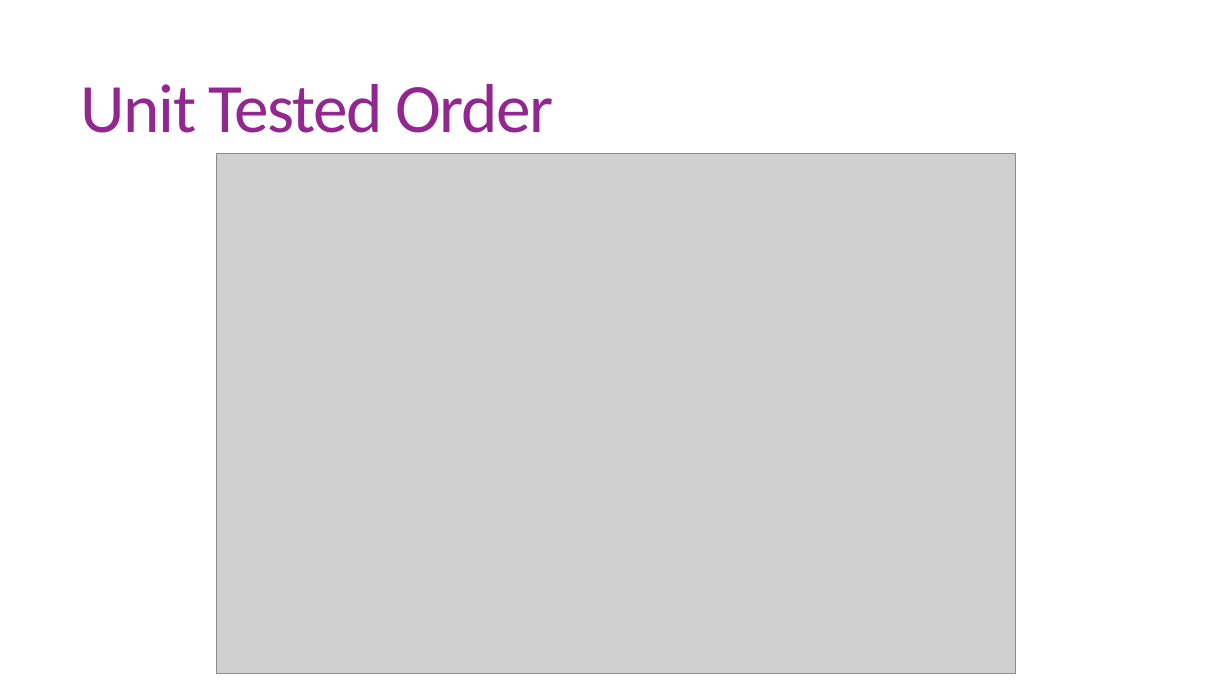
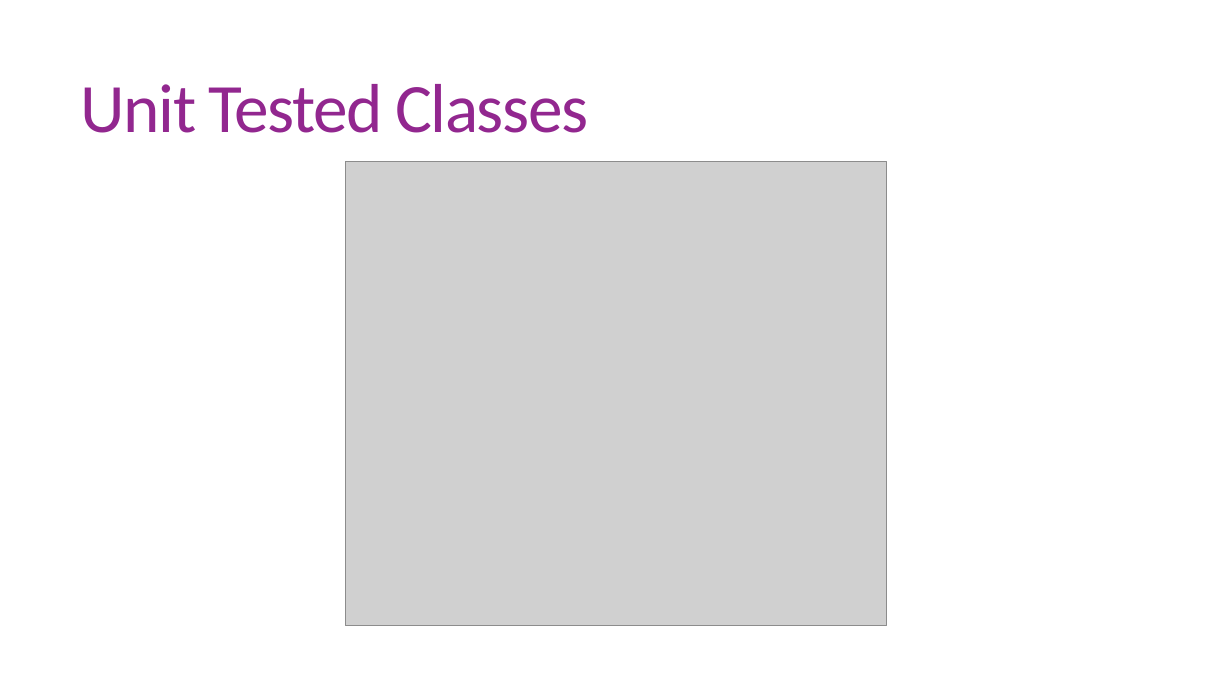
Before and after one commit to RishiChavda/MSTE, a slide deck: slide 10 of MTSE.pptx. Drawn at 1232x693 pixels with LibreOffice and Linux fonts; fonts in the diff are those of the drawing; grey boxes stand for pictures. Boxes give left, top, right and bottom in pixels: in the first picture for what was removed or moved away, otherwise in the second. Text is boxed around its words. In the diff, an @@ line names an element or a change of style, - is before the commit and + after.

```diff
--- a/MTSE.pptx
+++ b/MTSE.pptx
@@ title at (81,84,589,133): text changed @@
-Unit Tested Order
+Unit Tested Classes
@@ picture: place and size @@
-picture at (217,153,1016,674)
+picture at (346,161,887,626)
```
Also in this commit, not shown: 1 other slide changed.
